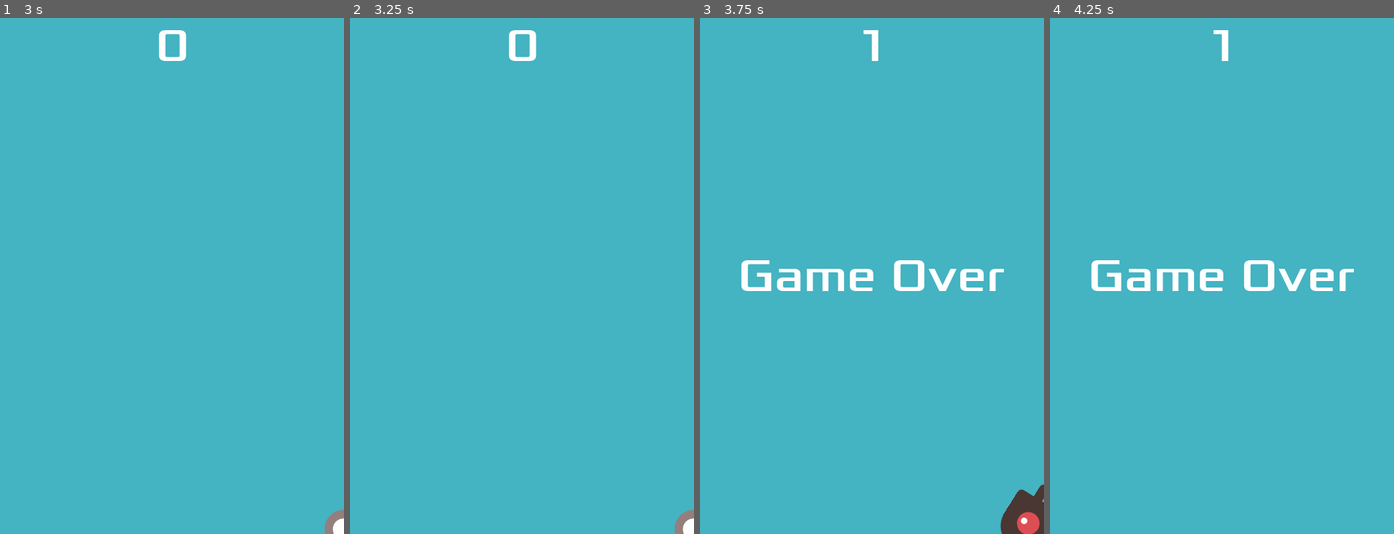
Above: before the commit, frames 1-4 (left to right).
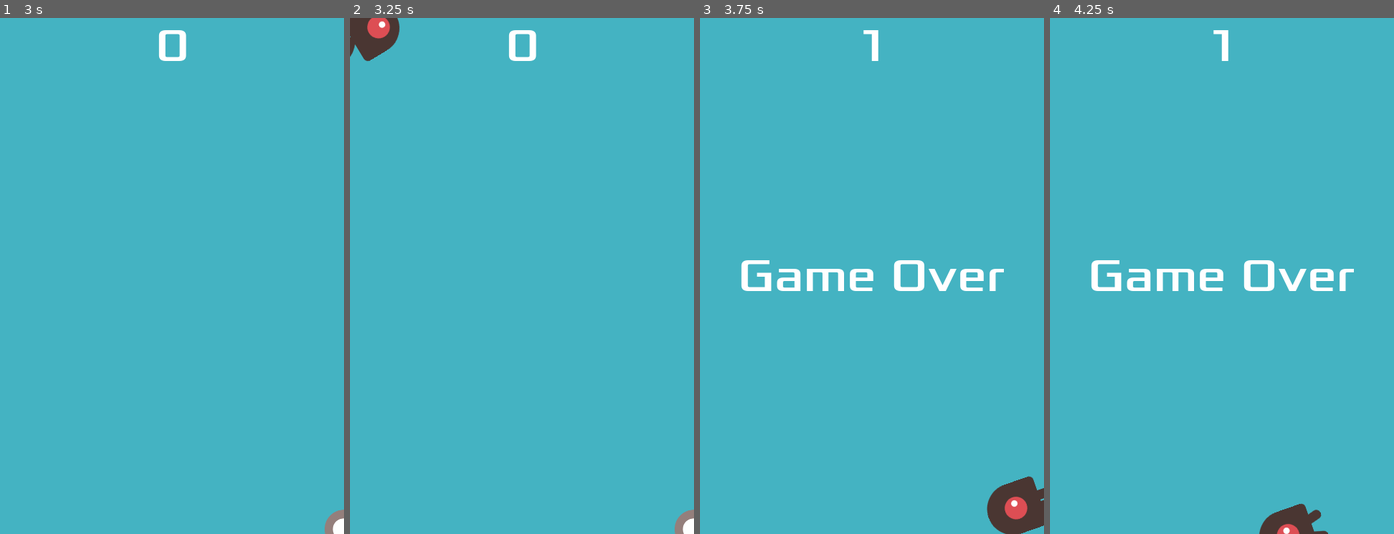
Above: after the commit, the same moments.

Repository: ABCD21-git/Godot_Manual2D
Game: Godot game, scene res://main.tscn
The game is run twice, just before and just after one commit, with the same random seed, the same clock (stepped at 60 frames per second) and the same inputs.
Inputs:
- Up to frame 1 (3 s): click "Start" at 0.5 s; tap Enter at 1.25 s; hold Right (move_right) 1.28-2.03 s; hold Down (move_down) 2.03-2.78 s; hold Right (move_right) from 2.78 s (still down)
- Up to frame 2 (3.25 s): keep holding Right (move_right)
- Up to frame 3 (3.75 s): release Right (move_right) at 3.53 s; hold Up (move_up) from 3.53 s (still down)
- Up to frame 4 (4.25 s): keep holding Up (move_up)

Frame 1 is identical in both runs. In frame 2, 1.0% of the frame differs, in the area x 0-15%, y 0-9%; in frame 3, 1.1%, in the area x 83-100%, y 88-100%; in frame 4, 0.8%.

Commit message:
Added Explanation to the Mob Spawning Mechanism

Diff:
--- a/dodge_the_creeps/main.gd
+++ b/dodge_the_creeps/main.gd
@@ -31,21 +31,21 @@
 	$HUD.update_score(score)
 
 func _on_mob_timer_timeout() -> void:
-	var mob = mob_scene.instantiate()
+	var mob = mob_scene.instantiate() # Makes a instance of the mob scene which can be added to the scene
 
-	var mob_spawn_location = $MobPath/MobSpawnLocation
-	mob_spawn_location.progress_ratio = randf()
+	var mob_spawn_location = $MobPath/MobSpawnLocation # Gets the spawn location from the Child node Pathfollow2D of the child Path2D
+	mob_spawn_location.progress_ratio = randf() # Randomises the spawn location
 
-	mob.position = mob_spawn_location.position
+	mob.position = mob_spawn_location.position # Sets the mob position to the randomised location
+	# The mob is currently rotated towards the edges and will move on edges of the screen
+	var direction = mob_spawn_location.rotation + PI/2 # Adds Pi/2 of rotation to the mobs to move it inwards
+	direction += randf_range(-PI / 4, PI / 4) # Adds a bit of randomness to it
+	mob.rotation = direction # Sets the mob's rotation to the randomised direction
 
-	var direction = mob_spawn_location.rotation * PI/2
-	direction += randf_range(-PI / 4, PI / 4)
-	mob.rotation = direction
+	var velocity = Vector2(randf_range(150.0, 250.0), 0.0) # Sets the velocity of mob to a Vector 2 of (150 - 250 , 0)
+	mob.linear_velocity = velocity.rotated(direction) # Rotates the mobs velocity direction
 
-	var velocity = Vector2(randf_range(150.0, 250.0), 0.0)
-	mob.linear_velocity = velocity.rotated(direction)
-
-	add_child(mob)
+	add_child(mob) # Adds it to the scene
 
 func _ready():
 	$Player.hide()
Not shown, changed: Dodge_the_creeps.x86_64
